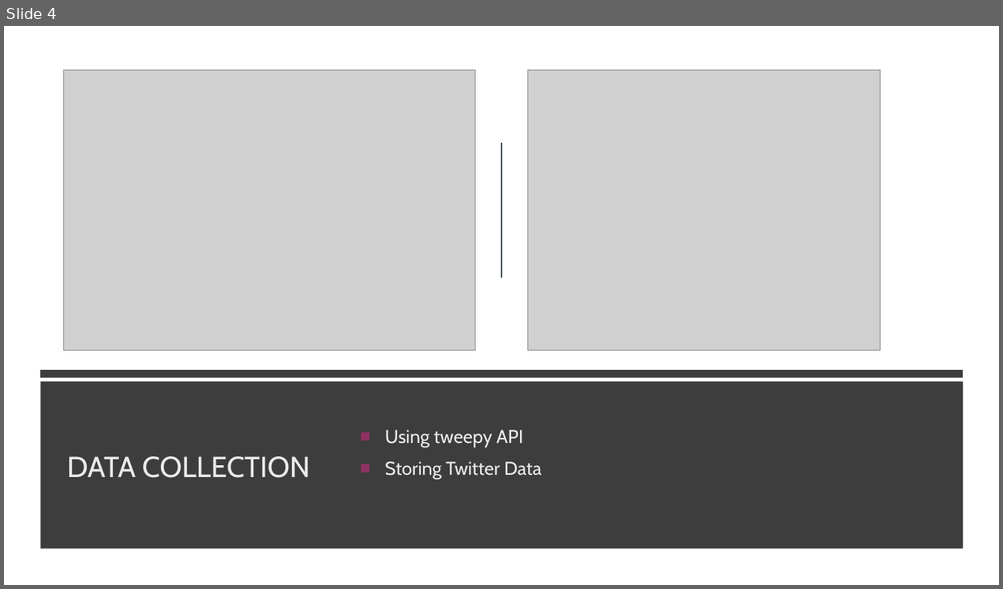
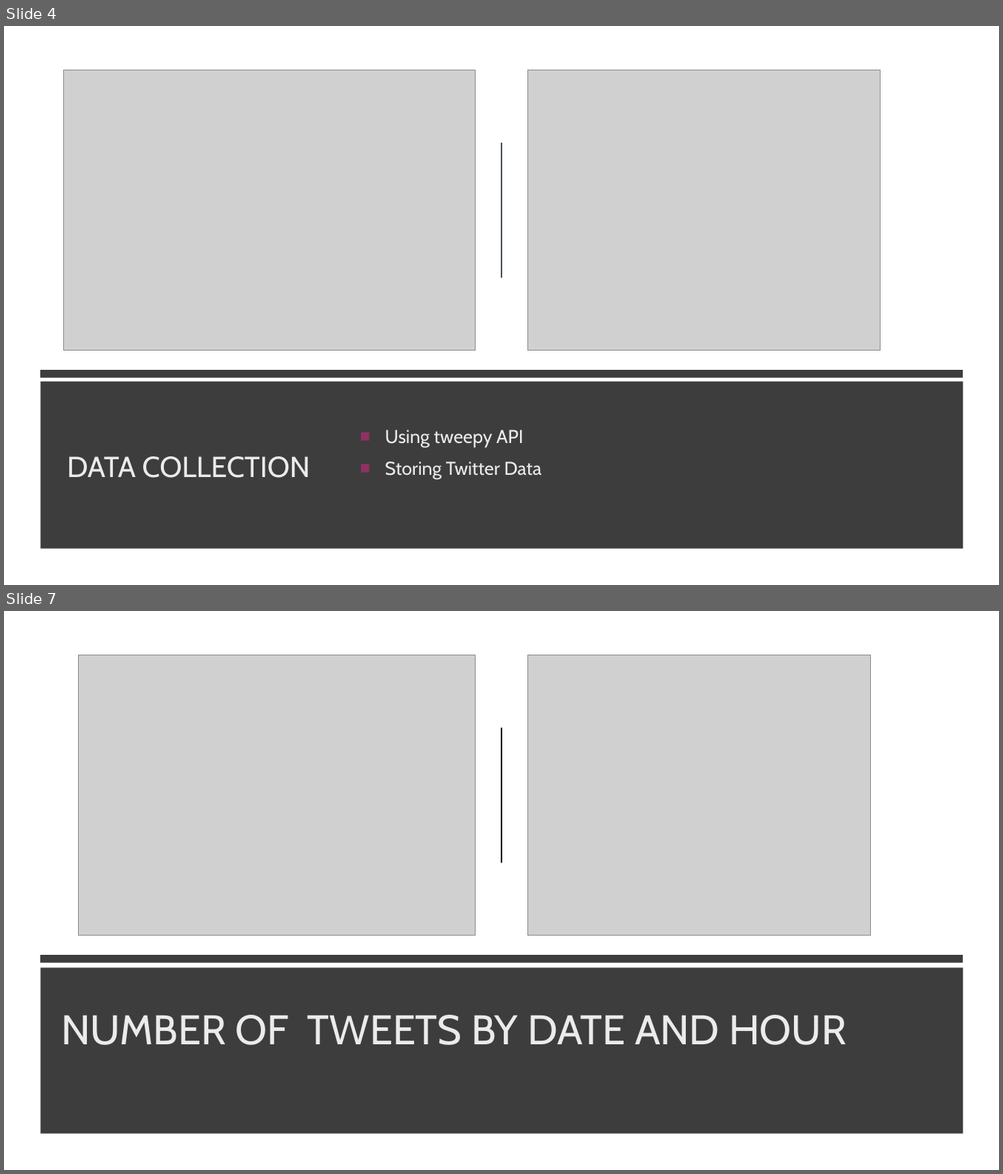
Before and after one commit to noah-sheldon/thesis_msc, a slide deck: Public Sentiment on Social Media-Noah.pptx. Shown one above the other, each under a label of ours: slide 4 before the commit, slides 4 and 7 after it; the slides between them are not shown. The pictures are 1003x589 and 1003x1174 pixels, drawn with LibreOffice and Linux fonts; fonts in the diff are those of the drawing; grey boxes stand for pictures. Boxes give left, top, right and bottom in pixels: in the first picture for what was removed or moved away, otherwise in the second. Text is boxed around its words. In the diff, an @@ line names an element or a change of style, - is before the commit and + after.

```diff
--- a/Public Sentiment on Social Media-Noah.pptx
+++ b/Public Sentiment on Social Media-Noah.pptx
@@ slide 7 added at [4, 611, 999, 1170], background #3D3D3D @@
@@ rectangle added at [4, 611, 999, 1170], fill #FFFFFF @@
@@ picture added at [79, 655, 475, 936] @@
@@ picture added at [528, 655, 871, 936] @@
@@ line added from (502, 728) to (502, 863), #000000 1.5 pt @@
@@ rectangle added at [40, 955, 963, 963], fill #3D3D3D @@
@@ rectangle added at [40, 968, 963, 1135], fill #3D3D3D @@
@@ title added at [61, 1015, 846, 1045], 40 pt, text #EBEBEB @@
+NUMBER OF TWEETS BY DATE AND HOUR
```
Also in this commit, not shown: 5 slides changed, 11 other slides added, 1 slide removed.
